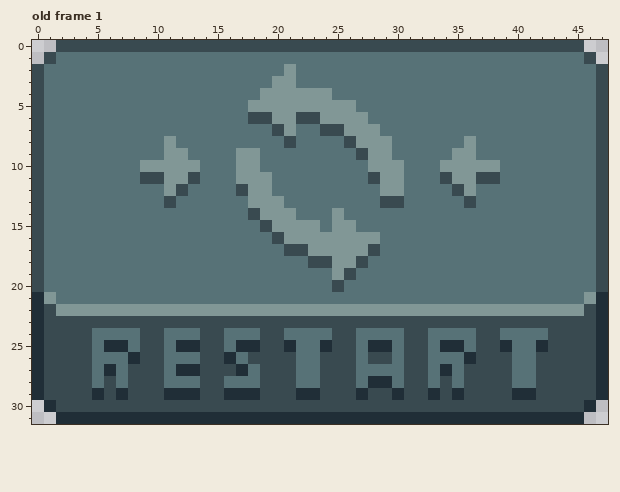
One commit to this pixel-art file: assets/UI/Button.aseprite. Above: the version before the commit.
48x32 pixels, 1 frame. Shown: old frame 1. The commit also changed other frames, which this record leaves out.
After:
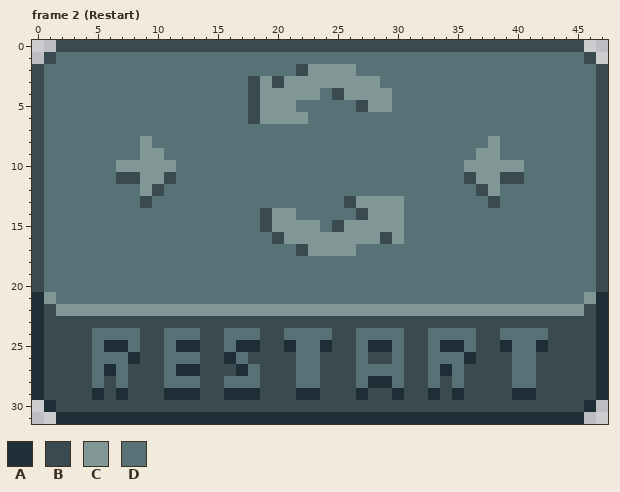
Palette (. is transparent): A #202e37  B #394a50  C #819796  D #577277
A new or re-ordered frame is compared with the old frame closest to it.
The edit:
frames 1 -> 10
layer "Layer" added
Frame 2 (Restart) is new; against old frame 1, layers "Layer", "Layer 1":
y 2: x 21..26 CDDDDD -> DBCCCC
y 3: x 18..20 DDC -> BCB; x 22..28 DDDDDDD -> CCCCCCC
y 4: x 18 D -> B; x 24..29 CDDDDD -> DBCCCC
y 5: x 18 C -> B; x 22..29 CCCCCDDD -> DDDDDBCC
y 6: x 19 B -> C; x 22..27 BBCCCC -> CDDDDD
y 7: x 20..21 BC -> DD; x 24..28 BBCCC -> DDDDD
y 8: x 9 D -> C; x 11 C -> D; x 21 B -> D; x 26..29 BCCC -> DDDD; x 36 C -> D; x 38 D -> C
y 9: x 9..12 DDCC -> CCDD; x 17..18 CC -> DD; x 27..29 BCC -> DDD; x 35..38 CCDD -> DDCC
y 10: x 7..8 DD -> CC; x 12..13 CC -> DD; x 17..18 CC -> DD; x 28..30 CCC -> DDD; x 34..35 CC -> DD; x 39..40 DD -> CC
y 11: x 7..13 DDBBCCB -> BBCCBDD; x 17..19 CCC -> DDD; x 28..30 BCC -> DDD; x 34..40 BCCBBDD -> DDBCCBB
y 12: x 9..12 DDCB -> CBDD; x 17..19 BCC -> DDD; x 29..30 CC -> DD; x 35..38 BCDD -> DDBC
y 13: x 9 D -> B; x 11 B -> D; x 18..20 CCC -> DDD; x 26..30 DDDBB -> BCCCC; x 36 B -> D; x 38 D -> B
y 14: x 18..19 BC -> DB; x 25 C -> D; x 27..30 DDDD -> BCCC
y 15: x 25 C -> B; x 27..30 DDDD -> CCCC
y 16: x 29..30 DD -> BC
y 17: x 21 B -> D; x 27..28 CB -> DD
y 18: x 23..27 BBCCB -> DDDDD
y 19: x 25..26 CB -> DD
y 20: x 25 B -> D
Boxes around the changes in both pictures, in picture pixels (x1, y1, x2, y2):
changed: (116, 64, 524, 292)
